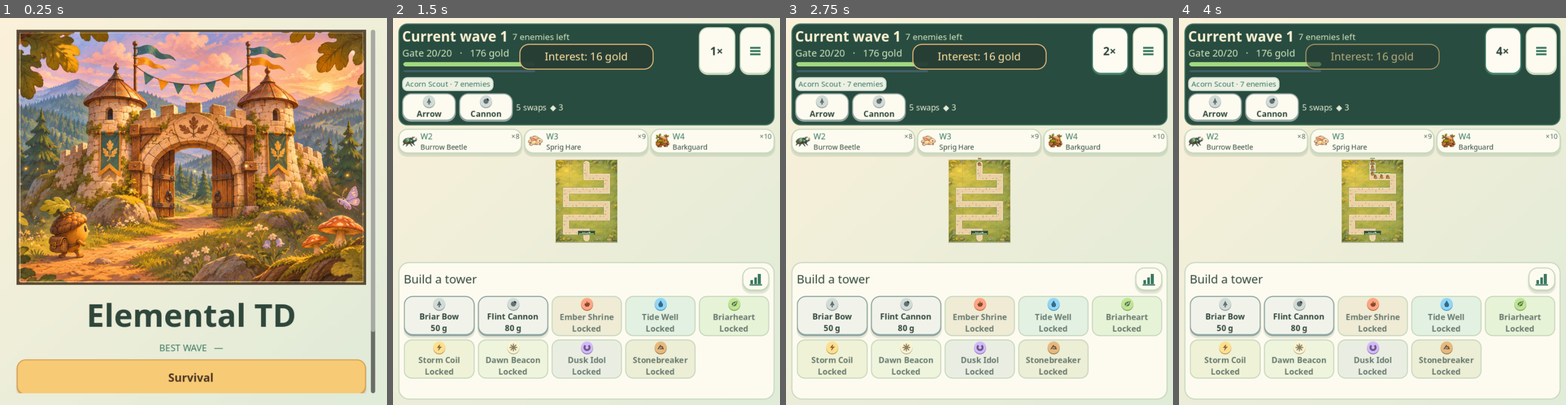
Above: before the commit, frames 1-4 (left to right).
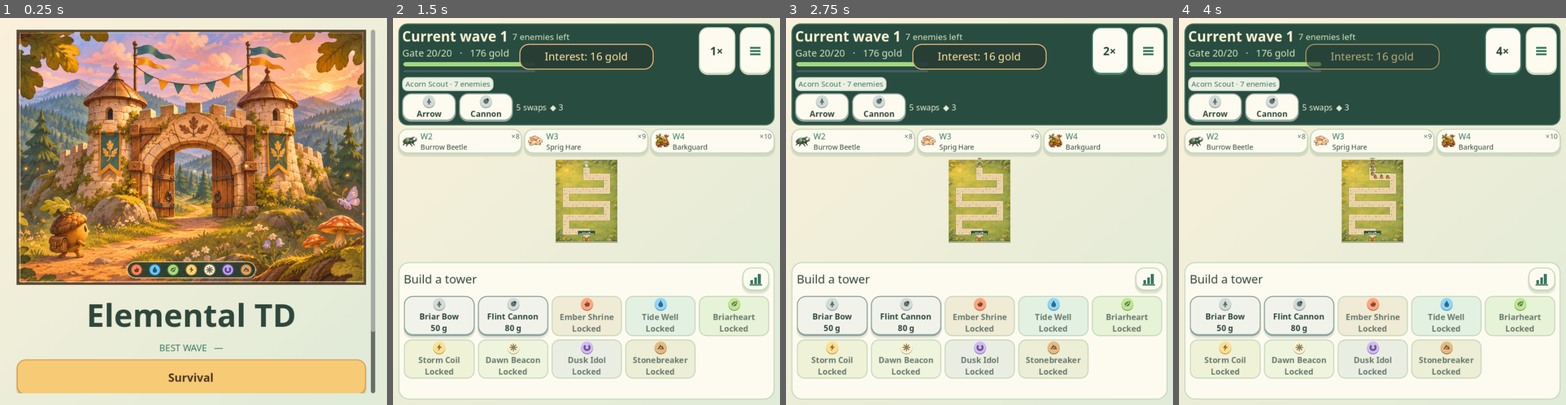
Above: after the commit, the same moments.

Repository: Fiskerik/fusionTD
Game: Godot game, scene res://scenes/main_menu.tscn
The game is run twice, just before and just after one commit, with the same random seed, the same clock (stepped at 60 frames per second) and the same inputs.
Inputs:
- Up to frame 1 (0.25 s): no input
- Up to frame 2 (1.5 s): click "Survival" at 0.5 s; click "Start Wave · 30s →" at 1.25 s
- Up to frame 3 (2.75 s): click "1×" at 2 s
- Up to frame 4 (4 s): click "2×" at 2.75 s; click "3×" at 3.5 s

The runs differ from the first frame. In frame 1, 1.4% of the frame differs, in the area x 32-67%, y 62-68%; in frame 2, less than 0.1%; in frame 3, less than 0.1%; in frame 4, less than 0.1%.
Error before the commit: Parse Error: Cannot find member "erase" in base "PackedStringArray". (res://scripts/view/tower_art.gd:75)

Commit message:
Paint the Earth roster and strengthen higher-tier spirits

Diff:
--- a/data/elements.json
+++ b/data/elements.json
@@ -104,7 +104,8 @@
   "electric": {
     "name": "Electric",
     "color": "#ffd470",
-    "weak": "nature",
+    "weak": "earth",
+    "fixed_weakness": true,
     "role": "Chain lightning",
     "effects": [
       {
@@ -184,7 +185,8 @@
   "earth": {
     "name": "Earth",
     "color": "#dba15c",
-    "weak": "water",
+    "weak": "nature",
+    "fixed_weakness": true,
     "role": "Heavy, short-range splash and armor pierce",
     "effects": [
       {
--- a/data/spirits.json
+++ b/data/spirits.json
@@ -6,7 +6,7 @@
       "recommended": 0
     },
     {
-      "hp": 4400,
+      "hp": 8800,
       "growth": 1.012,
       "from": 20,
       "until": 30,
@@ -14,7 +14,7 @@
       "recommended": 30
     },
     {
-      "hp": 16500,
+      "hp": 66000,
       "growth": 1.01,
       "from": 40,
       "until": 60,
--- a/project.godot
+++ b/project.godot
@@ -2,6 +2,7 @@
 
 [application]
 config/name="Elemental TD"
+config/icon="res://assets/ios/app-icon.png"
 run/main_scene="res://scenes/main_menu.tscn"
 config/features=PackedStringArray("4.4", "GL Compatibility")
 
--- a/scripts/sim/damage.gd
+++ b/scripts/sim/damage.gd
@@ -1,10 +1,12 @@
 class_name Damage
 extends RefCounted
 
-const RING: Dictionary = {"fire": "nature", "nature": "electric", "electric": "water", "water": "fire"}
 const WEAKNESS_MULTIPLIER: float = 1.5
 
 static func matchup(attacker: String, defender: String, rolled_weakness: String = "") -> float:
+	var fixed: String = fixed_weakness(defender)
+	if not fixed.is_empty():
+		rolled_weakness = fixed
 	if not rolled_weakness.is_empty():
 		if attacker == rolled_weakness:
 			return WEAKNESS_MULTIPLIER
@@ -16,15 +18,14 @@
 		return 1.0
 	if attacker in ["light", "dark"] and defender in ["light", "dark"]:
 		return 0.75 if attacker == defender else WEAKNESS_MULTIPLIER
-	if (attacker == "water" and defender == "earth") or (attacker == "earth" and defender == "electric"):
+	var elements: Dictionary = DataDB.read("elements")
+	if elements.get(defender, {}).get("weak", "") == attacker:
 		return WEAKNESS_MULTIPLIER
-	if (attacker == "earth" and defender == "water") or (attacker == "electric" and defender == "earth"):
-		return .75
-	if RING.get(attacker) == defender:
-		return WEAKNESS_MULTIPLIER
-	if RING.get(defender) == attacker:
-		return 0.75
-	return 1.0
+	return .75 if elements.get(attacker, {}).get("weak", "") == defender else 1.0
+
+static func fixed_weakness(element: String) -> String:
+	var affinity: Dictionary = DataDB.read("elements").get(element, {})
+	return affinity.weak if affinity.get("fixed_weakness", false) else ""
 
 static func blend(split: Dictionary, defender: String, rolled_weakness: String = "") -> float:
 	var result: float = 0.0
@@ -80,6 +81,8 @@
 
 static func weakness(enemy: Dictionary) -> String:
 	var affinity: Dictionary = DataDB.read("elements").get(enemy.element, {})
+	if affinity.get("fixed_weakness", false):
+		return affinity.weak
 	return enemy.get("weakness", affinity.get("weak", ""))
 
 static func hit(raw: float, armor: float, pierce: float, shred: float, curse: float) -> float:
--- a/scripts/sim/waves.gd
+++ b/scripts/sim/waves.gd
@@ -198,6 +198,11 @@
 		groups.insert(groups.find(source) + 1, special)
 
 static func _roll_weakness(rng: SimRng, affinity: String) -> String:
+	var fixed: String = Damage.fixed_weakness(affinity)
+	if not fixed.is_empty():
+		# Keep the seeded rolls for other affinities in the wave in the same order.
+		rng.take(1)
+		return fixed
 	var pool: Array[String] = []
 	for element: String in DataDB.ELEMENTS:
 		if element != affinity and Damage.matchup(element, affinity) >= 1.0:
--- a/scripts/ui/status_info.gd
+++ b/scripts/ui/status_info.gd
@@ -18,7 +18,7 @@
 	"warlock": ["Hex", "Marks a tower, then temporarily stuns it.", "dark"],
 	"ram": ["Corner charge", "Rushes along straights, bounces at each bend, then spends %s seconds pivoting.", "speed"],
 	"necromancer": ["Raise husks", "Summons two husks every 10 seconds, up to four alive at once.", "dark"],
-	"prismheart": ["Shapeshifter", "Cycles through your unlocked elements every 5 seconds. Each form resists its own element and the element it counters.", "light"],
+	"prismheart": ["Shapeshifter", "Cycles through your unlocked elements every %s seconds. Each form resists its own element and the element it counters.", "light"],
 	"tempest": ["Airborne", "Flies over roots and ice puddles. Slows and freezes still work.", "water"],
 	"ironwood": ["Elemental plating", "", "armor"],
 	"heal_aura": ["Mending aura", "Periodically heals the Necromancer and nearby enemies.", "nature"],
@@ -120,6 +120,8 @@
 static func trait_description(id: String) -> String:
 	if id == "ram":
 		return String(TRAITS[id][1]) % TowerInspector.number(DataDB.read("bosses").ram.turn_seconds)
+	if id == "prismheart":
+		return String(TRAITS[id][1]) % TowerInspector.number(DataDB.read("bosses").prismheart.morph_seconds)
 	if id == "ironwood":
 		var plating: Dictionary = DataDB.read("bosses").ironwood
 		return "Takes %s of elemental damage. Uninfused Arrow and Cannon towers deal %s damage." % [
--- a/scripts/view/menu_art.gd
+++ b/scripts/view/menu_art.gd
@@ -3,6 +3,7 @@
 
 const GATE: Texture2D = preload("res://assets/woodland/gate.webp")
 var elapsed: float = 0.0
+var emblem_backdrop: StyleBoxFlat
 
 func _ready() -> void:
 	texture_filter = CanvasItem.TEXTURE_FILTER_LINEAR_WITH_MIPMAPS
@@ -30,3 +31,23 @@
 		draw_circle(p, 1.75, Color("#fff4ab", glow * .94), true, -1, true)
 	draw_rect(Rect2(Vector2.ZERO, size).grow(-2), Color("#594b38"), false, 4)
 	draw_rect(Rect2(Vector2.ZERO, size).grow(-6), Color("#ffeece99"), false, 1.5)
+	_draw_element_emblem()
+
+func _draw_element_emblem() -> void:
+	var count: int = DataDB.ELEMENTS.size()
+	var gap: float = clampf(size.x / 16.0, 21.0, 34.0)
+	var center := Vector2(size.x * .5, size.y - 28.0)
+	var length: float = gap * (count + .10)
+	draw_style_box(_emblem_backdrop(), Rect2(center - Vector2(length * .5, 16.0), Vector2(length, 32.0)))
+	for index: int in range(count):
+		var element: String = DataDB.ELEMENTS[index]
+		var p: Vector2 = center + Vector2((index - (count - 1) * .5) * gap, 0.0)
+		var tint: Color = Glyphs.hue(element)
+		draw_circle(p, 10.5, tint.darkened(.5), true, -1, true)
+		draw_circle(p, 8.8, tint, true, -1, true)
+		Glyphs.draw(self, element, p, 6.1, tint.darkened(.57))
+
+func _emblem_backdrop() -> StyleBoxFlat:
+	if emblem_backdrop == null:
+		emblem_backdrop = UIKit.style(Color("#253b30df"), Color("#e7cf96b0"), 16, 0)
+	return emblem_backdrop
--- a/scripts/view/mob_art.gd
+++ b/scripts/view/mob_art.gd
@@ -8,6 +8,7 @@
 const BOSS_CELLS: Dictionary = {"ram": 1, "tempest": 3, "ironwood": 4}
 const BOSS_CELL: int = 192
 const PRISMHEART: Texture2D = preload("res://assets/woodland/prismheart.webp")
+const PRISMHEART_EARTH: Texture2D = preload("res://assets/woodland/prismheart-earth.webp")
 const PRISMHEART_FORMS: Array[String] = ["none", "fire", "water", "nature", "electric", "light", "dark"]
 const PRISMHEART_CELL: int = 192
 const CELLS: Dictionary = {"acorn": 0, "beetle": 1, "hare": 2, "guard": 3, "cap": 4, "moth": 5, "boar": 6, "drake": 7}
@@ -232,10 +233,8 @@
 	var breath: float = sin(clock * (3.7 if form == "water" else 5.7)) * .025
 	var span: Vector2 = Vector2(1.0 + breath, 1.0 - breath) * r * 3.4
 	var target := Rect2(pivot - span * Vector2(.5, 100.0 / PRISMHEART_CELL), span)
-	var wash: Color = Glyphs.hue(form).lightened(.40) if form == "earth" else Color.WHITE
-	canvas.draw_texture_rect_region(PRISMHEART, target, source, Color(wash, opacity))
-	if form == "earth":
-		Glyphs.draw(canvas, "earth", pivot - Vector2(0, .27) * r, r * .42, Color("#ffe0a9", opacity))
+	var sheet: Texture2D = PRISMHEART_EARTH if form == "earth" else PRISMHEART
+	canvas.draw_texture_rect_region(sheet, target, source, Color(Color.WHITE, opacity))
 
 static func _shape(canvas: CanvasItem, p: Vector2, direction: Vector2, r: float, points: Array[Vector2], tint: Color) -> void:
 	var geometry := PackedVector2Array()
--- a/scripts/view/tower_art.gd
+++ b/scripts/view/tower_art.gd
@@ -4,7 +4,14 @@
 const INK: Color = Color("#41372d")
 const LANDMARKS: Texture2D = preload("res://assets/woodland/landmarks.png")
 const PAINTED: Texture2D = preload("res://assets/woodland/towers-painted.webp")
+const EARTH_PAINTED: Texture2D = preload("res://assets/woodland/earth-towers.webp")
 const CELL: int = 160
+const EARTH_FUSIONS: Dictionary = {
+	"lavafault": 7, "siltbasin": 8, "rootvault": 9, "faultcoil": 10, "sunstone": 11, "gravemason": 12,
+	"steamcrag": 13, "cinderroot": 14, "thunderfault": 15, "sunforgecaldera": 16, "obsidianmaw": 17,
+	"alluvialgrove": 18, "seismicsurge": 19, "opalreservoir": 20, "abyssalsilt": 21, "stormroot": 22,
+	"livingmenhir": 23, "gravebloom": 24, "quartzrelay": 25, "blackstonedynamo": 26, "eclipsecairn": 27,
+}
 const SPRITES: Dictionary = {
 	"arrow": 0, "cannon": 1, "fire": 2, "water": 3, "nature": 4, "electric": 5, "light": 6,
 	"dark": 7, "pure_fire": 8, "pure_water": 9, "pure_nature": 10, "pure_electric": 11, "pure_light": 12, "pure_dark": 13,
@@ -26,6 +33,14 @@
 		"pure": return tower.element
 		"ascended": return "pure_" + String(tower.element)
 	return tower.dual
+
+static func earth_sprite_index(tower: Dictionary) -> int:
+	var key: String = sprite_id(tower)
+	if key == "earth":
+		return int(tower.level) - 1
+	if key == "pure_earth":
+		return 6
+	return int(EARTH_FUSIONS.get(key, -1))
 
 static func draw(canvas: CanvasItem, tower: Dictionary, p: Vector2, r: float, clock: float,
 		heading: Vector2 = Vector2.UP, recoil: float = 0.0) -> void:
@@ -50,57 +65,23 @@
 		canvas.draw_arc(plinth, r * 1.14, clock * .88, clock * .88 + PI * 1.4, 28, Color(halo_color, .79), r * .066, true)
 		canvas.draw_arc(plinth, r * 1.07, -clock * .67, -clock * .67 + PI * .58, 16, Color(halo_color.lightened(.3), .70), r * .048, true)
 	var center: Vector2 = p - Vector2(0, .19 + .022 * grade) * r - heading * recoil * r * .20
-	if ingredients.has("earth") and not is_launcher:
-		_draw_earth(canvas, center, r * scale, grade, ingredients, clock, heading)
+	var earth_index: int = earth_sprite_index(tower)
+	var texture: Texture2D = EARTH_PAINTED if earth_index >= 0 else PAINTED
+	var sprite: int = earth_index if earth_index >= 0 else int(SPRITES[sprite_id(tower)])
+	var cell_origin := Vector2(sprite % 8, sprite / 8) * CELL
+	var paint: Color = Color.WHITE
+	if not String(tower.get("infusion", "")).is_empty():
+		paint = paint.lerp(tint.lightened(.45), .31)
+	if is_launcher:
+		_draw_rotated(canvas, cell_origin, center, span, heading, paint)
 	else:
-		var sprite: int = int(SPRITES[sprite_id(tower)])
-		var cell_origin := Vector2(sprite % 8, sprite / 8) * CELL
-		var paint: Color = Color.WHITE
-		if not String(tower.get("infusion", "")).is_empty():
-			paint = paint.lerp(tint.lightened(.45), .31)
-		if is_launcher:
-			_draw_rotated(canvas, cell_origin, center, span, heading, paint)
-		else:
-			var rect := Rect2(center - Vector2.ONE * span * .5, Vector2.ONE * span)
-			canvas.draw_texture_rect_region(PAINTED, rect, Rect2(cell_origin, Vector2.ONE * CELL), paint)
+		var rect := Rect2(center - Vector2.ONE * span * .5, Vector2.ONE * span)
+		canvas.draw_texture_rect_region(texture, rect, Rect2(cell_origin, Vector2.ONE * CELL), paint)
 	if grade >= 4 or ascended:
 		_draw_power_motes(canvas, center, r, tint, grade, clock, int(tower.id))
 	if recoil > .02:
 		var muzzle: Vector2 = center + heading * r * (.76 if is_launcher else .66)
 		_draw_flash(canvas, muzzle, heading, r, recoil, tint)
-
-static func _draw_earth(canvas: CanvasItem, p: Vector2, r: float, grade: int, ingredients: PackedStringArray,
-		clock: float, heading: Vector2) -> void:
-	var accents: PackedStringArray = ingredients.duplicate()
-	accents.erase("earth")
-	var stone := Color("#6f513d")
-	var glow: Color = Glyphs.hue("earth").lightened(.31)
-	_oval(canvas, p + Vector2(0, .56) * r, Vector2(.94, .27) * r, INK)
-	_oval(canvas, p + Vector2(0, .47) * r, Vector2(.83, .23) * r, stone.lightened(.22))
-	for side: float in [-1.0, 1.0]:
-		var index: int = 0 if side < 0 else 1
-		var color: Color = Glyphs.hue(accents[index % accents.size()]) if not accents.is_empty() else glow
-		var height: float = .55 + grade * .04
-		if not accents.is_empty():
-			height += float(DataDB.ELEMENTS.find(accents[index % accents.size()])) * .065
-		var pillar: Vector2 = p + Vector2(side * .59, .11) * r
-		var edge := PackedVector2Array([pillar + Vector2(-.22, .31) * r, pillar + Vector2(-.24, -.20) * r,
-			pillar + Vector2(-.04, -height) * r, pillar + Vector2(.22, -.33) * r, pillar + Vector2(.19, .33) * r])
-		canvas.draw_colored_polygon(edge, stone.darkened(.23))
-		canvas.draw_colored_polygon(PackedVector2Array([edge[1], edge[2], edge[3], pillar + Vector2(0, -.12) * r]), color.darkened(.29))
-		canvas.draw_line(edge[1], edge[2], color.lightened(.26), r * .065, true)
-		if not accents.is_empty():
-			Glyphs.draw(canvas, accents[index % accents.size()], pillar - Vector2(0, .21) * r, r * .17, color.lightened(.41))
-	var core: Vector2 = p + heading * (r * .12) - Vector2(0, r * .25)
-	var corners := PackedVector2Array([core + Vector2(-.42,.35) * r, core + Vector2(-.50,-.25) * r,
-		core + Vector2(-.14,-.64) * r, core + Vector2(.34,-.53) * r, core + Vector2(.46,-.04) * r,
-		core + Vector2(.27,.40) * r])
-	canvas.draw_colored_polygon(corners, stone)
-	canvas.draw_colored_polygon(PackedVector2Array([corners[1], corners[2], corners[3], core]), glow)
-	canvas.draw_colored_polygon(PackedVector2Array([core, corners[3], corners[4], corners[5]]), glow.darkened(.31))
-	Glyphs.draw(canvas, "earth", core + Vector2(.02,.03) * r, r * .30, Color("#fff0bf"))
-	if grade >= 4:
-		canvas.draw_arc(core, r * .68, sin(clock * 1.4), sin(clock * 1.4) + PI * 1.26, 22, glow, r * .047, true)
 
 static func _draw_rotated(canvas: CanvasItem, cell: Vector2, p: Vector2, span: float, up: Vector2, color: Color) -> void:
 	var width := Vector2(-up.y, up.x) * span * .5
--- a/tests/test_combat.gd
+++ b/tests/test_combat.gd
@@ -684,8 +684,9 @@
 	equal(sim.preview(40).boss.element, "none")
 	sim.state.tiers.fire = 2
 	sim.state.tiers.water = 1
+	sim.state.tiers.earth = 1
 	var group: Dictionary = sim.preview(40).boss
-	equal(group.forms, PackedStringArray(["fire", "water"]))
+	equal(group.forms, PackedStringArray(["fire", "water", "earth"]))
 	sim.state.phase = "wave"
 	Combat.spawn(sim, group, 3.0)
 	var boss: Dictionary = sim.state.mobs[0]
@@ -693,6 +694,7 @@
 	near(Damage.against({"nature": 1.0}, boss, false), .75)
 	near(Damage.against({"water": 1.0}, boss, false), 1.5)
 	var period: int = EnemyRules.morph_period(sim.hz)
+	equal(period, roundi(sim.hz * 5.0))
 	for tick: int in range(period - 1):
 		sim.step()
 	equal(boss.element, "fire")
@@ -702,6 +704,11 @@
 	equal(boss.element, "water")
 	near(Damage.against({"electric": 1.0}, boss, false), 1.5)
 	near(Damage.against({"fire": 1.0}, boss, false), .75)
+	for tick: int in range(period):
+		restored.step()
+	equal(boss.element, "earth")
+	near(Damage.against({"nature": 1.0}, boss, false), 1.5)
+	near(Damage.against({"electric": 1.0}, boss, false), .75)
 	for tick: int in range(period):
 		restored.step()
 	equal(boss.element, "fire")
--- a/tests/test_sim.gd
+++ b/tests/test_sim.gd
@@ -11,10 +11,10 @@
 
 func test_matchups_and_armor() -> void:
 	var matrix: Array = [
-		[1, .75, 1.5, 1, 1, 1, 1, 1], [1.5, 1, 1, .75, 1, 1, 1.5, 1],
-		[.75, 1, 1, 1.5, 1, 1, 1, 1], [1, 1.5, .75, 1, 1, 1, .75, 1],
+		[1, .75, 1.5, 1, 1, 1, 1, 1], [1.5, 1, 1, .75, 1, 1, 1, 1],
+		[.75, 1, 1, 1, 1, 1, 1.5, 1], [1, 1.5, 1, 1, 1, 1, .75, 1],
 		[1, 1, 1, 1, .75, 1.5, 1, 1], [1, 1, 1, 1, 1.5, .75, 1, 1],
-		[1, .75, 1, 1.5, 1, 1, 1, 1], [1, 1, 1, 1, 1, 1, 1, 1],
+		[1, 1, .75, 1.5, 1, 1, 1, 1], [1, 1, 1, 1, 1, 1, 1, 1],
 	]
 	var offense: Array = DataDB.ELEMENTS + ["normal"]
 	var defense: Array = DataDB.ELEMENTS + ["none"]
@@ -29,6 +29,16 @@
 	near(Damage.blend(dual.flare.split, "light"), .9)
 	near(Damage.hit(10, 200, 0, 0, 0), 2.5)
 	near(Damage.hit(20, 12, .5, 2, .25), 21)
+
+func test_earth_and_electric_weaknesses_override_older_rolls() -> void:
+	var electric: Dictionary = {"element": "electric", "weakness": "nature"}
+	var earth: Dictionary = {"element": "earth", "weakness": "water"}
+	equal(Damage.weakness(electric), "earth")
+	equal(Damage.weakness(earth), "nature")
+	near(Damage.against({"nature": 1.0}, electric, false), 1.0)
+	near(Damage.against({"earth": 1.0}, electric, false), 1.5)
+	near(Damage.against({"water": 1.0}, earth, false), 1.0)
+	near(Damage.against({"nature": 1.0}, earth, false), 1.5)
 
 func test_wave_generation_and_preview() -> void:
 	var orders: Array = ["warlock", "ram", "necromancer", "prismheart", "tempest", "ironwood"]
@@ -76,7 +86,8 @@
 			equal(group.weakness, by_affinity.get(group.element, group.weakness))
 			by_affinity[group.element] = group.weakness
 		neutral_rolls[by_affinity.none] = true
-		boss_rolls[Waves.generate(seed_value, 20).boss.weakness] = true
+		boss_rolls[Waves.generate(seed_value, 10).boss.weakness] = true
+		equal(Waves.generate(seed_value, 20).boss.weakness, "earth")
 	check(neutral_rolls.size() > 1 and boss_rolls.size() > 1, "Regular and boss weaknesses vary across campaign seeds")
 	var sim := Sim.new(42)
 	sim.state.wave = 18
@@ -429,14 +440,20 @@
 			_finish(sim)
 	equal(sim.state.tiers.fire, 2)
 
-func test_spirits_have_fixed_tier_one_health_and_achievable_later_trials() -> void:
+func test_spirits_have_fixed_tier_one_health_and_capped_higher_tier_growth() -> void:
 	for element: String in DataDB.ELEMENTS:
 		for wave: int in [5, 30, 70, 150]:
 			near(Waves.spirit_group(element, 1, wave).hp, 440.0)
-	for scenario: Array in [[20, 2, 7, 4], [25, 2, 6, 4], [30, 2, 5, 5], [60, 3, 8, 6]]:
+		for wave: int in [5, 20, 25, 30, 40, 50, 60, 150]:
+			near(Waves.spirit_group(element, 2, wave).hp, 8800.0 * pow(1.012, clampi(wave - 20, 0, 10)))
+			near(Waves.spirit_group(element, 3, wave).hp, 66000.0 * pow(1.01, clampi(wave - 40, 0, 20)))
+
+func test_concentrated_counter_damage_can_defeat_higher_tier_spirits() -> void:
+	for scenario: Array in [[25, 2, 10, 4], [30, 2, 8, 5], [60, 3, 28, 6]]:
 		var sim := Sim.campaign(7)
 		sim.state.wave = scenario[0]
 		sim.state.trial = {"element": "fire", "tier": scenario[1]}
+		sim.state.tiers.water = 3
 		var coverage: Dictionary = {}
 		for slot: String in sim.track.slots:
 			coverage[slot] = sim.track.reachable_road(slot, 3.7).size()
@@ -445,6 +462,7 @@
 		for slot: String in slots.slice(0, scenario[2]):
 			var tower: Dictionary = TowerRules.create(sim.next_id(), slot, "arrow", "normal", "", 50)
 			tower.level = scenario[3]
+			tower.infusion = "water"
 			sim.state.towers[slot] = tower
 		check(sim.apply({"type": "start_wave"}).ok)
 		_finish(sim)
@@ -487,7 +505,7 @@
 	check(sim.apply({"type": "select_element", "element": "earth", "tier": 1}).ok)
 	check(sim.apply({"type": "start_wave"}).ok)
 	var spirit: Dictionary = sim.state.spawn_queue[0].group
-	equal(Damage.weakness(spirit), "water")
+	equal(Damage.weakness(spirit), "nature")
 	sim.state.spawn_queue.clear()
 	Combat.spawn(sim, spirit, 0.0)
 	Damage.deal(sim.state.mobs[0], 440.0, {})
@@ -1333,11 +1351,30 @@
 		towers.append(TowerRules.fusion_result(id))
 	for tower: Dictionary in towers:
 		var sprite: String = TowerArt.sprite_id(tower)
-		check(TowerArt.SPRITES.has(sprite) or TowerRules.ingredients(tower).has("earth"))
+		check(TowerArt.SPRITES.has(sprite) or TowerArt.earth_sprite_index(tower) >= 0)
 		sprites[sprite] = true
 		names[TowerRules.display_name(tower)] = true
 	equal(sprites.size(), 72)
 	equal(names.size(), 72)
+
+func test_earth_ranks_and_fusions_use_distinct_painted_cells() -> void:
+	var cells: Dictionary = {}
+	var tower: Dictionary = TowerRules.create(0, "", "pure", "earth", "", 0)
+	for level: int in range(1, 7):
+		tower.level = level
+		cells[TowerArt.earth_sprite_index(tower)] = true
+	TowerRules.empower_pure(tower)
+	cells[TowerArt.earth_sprite_index(tower)] = true
+	for key: String in DataDB.read("duals").keys() + DataDB.read("triples").keys():
+		var fused: Dictionary = TowerRules.fusion_result(key)
+		if TowerRules.ingredients(fused).has("earth"):
+			cells[TowerArt.earth_sprite_index(fused)] = true
+	equal(cells.size(), 28)
+	var atlas: Image = TowerArt.EARTH_PAINTED.get_image()
+	for index: int in range(28):
+		check(cells.has(index))
+		var tile := Rect2i(index % 8 * TowerArt.CELL, index / 8 * TowerArt.CELL, TowerArt.CELL, TowerArt.CELL)
+		check(atlas.get_region(tile).get_used_rect().has_area())
 
 func test_later_mobs_gain_health_armor_and_resistance_without_extra_spawns() -> void:
 	var adjustments: Dictionary = DataDB.read("waves").adjustments
--- a/tests/test_ui.gd
+++ b/tests/test_ui.gd
@@ -234,12 +234,19 @@
 	check(shown_weakness, "The forecast shows the boss's rolled weakness and damage bonus")
 	game.sim.state.tiers.fire = 1
 	game.sim.state.tiers.water = 1
+	game.sim.state.tiers.earth = 1
 	game._show_preview(40)
 	var form_cards: int = 0
+	var earth_weakness: bool = false
 	for button: Button in game.overlay.find_children("*", "Button", true, false):
 		if button.tooltip_text.begins_with("Fire form.") or button.tooltip_text.begins_with("Water form."):
 			form_cards += 1
-	equal(form_cards, 2, "The Prismheart forecast exposes both unlocked forms")
+		if button.tooltip_text.begins_with("Earth form."):
+			form_cards += 1
+			earth_weakness = button.tooltip_text.contains("Nature")
+	equal(form_cards, 3, "The Prismheart forecast exposes all unlocked forms")
+	check(earth_weakness)
+	game.sim.state.tiers.earth = 0
 	game._show_preview(60)
 	var shows_neutral: bool = false
 	for label: Label in game.overlay.find_children("*", "Label", true, false):
Binary file changed: assets/ios/app-icon.png
Not shown, changed: assets/ios/app-icon.png.import
Binary file added: assets/woodland/earth-towers.webp
Not shown, added: assets/woodland/earth-towers.webp.import
Binary file added: assets/woodland/prismheart-earth.webp
Not shown, added: assets/woodland/prismheart-earth.webp.import
